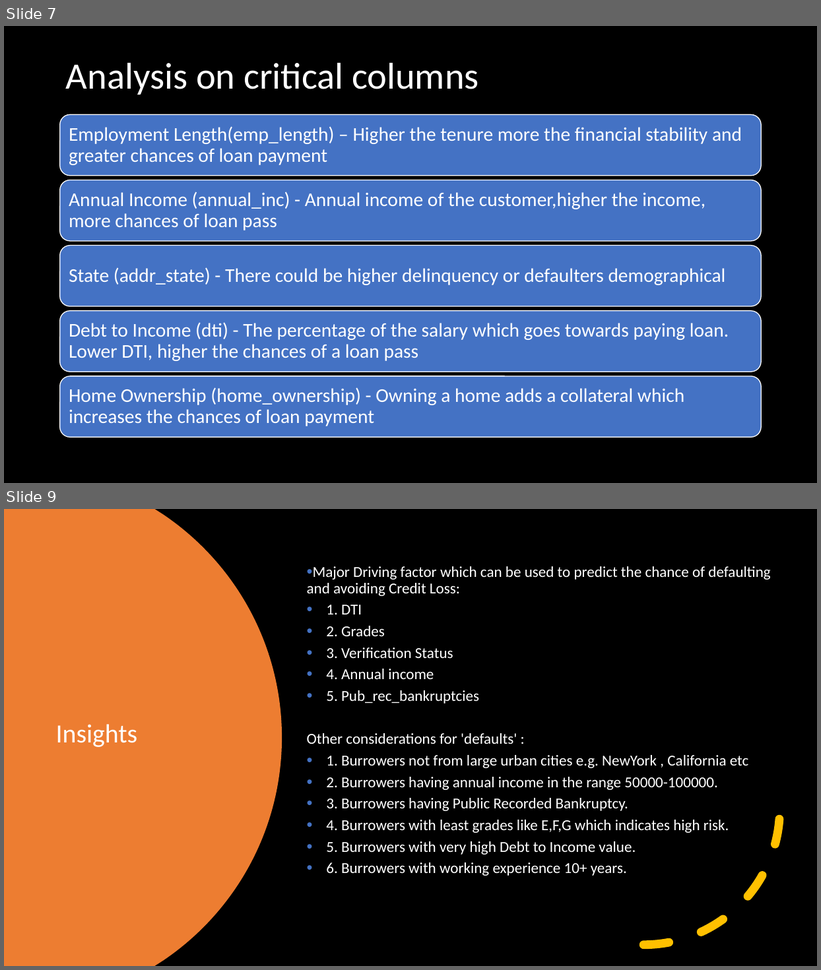
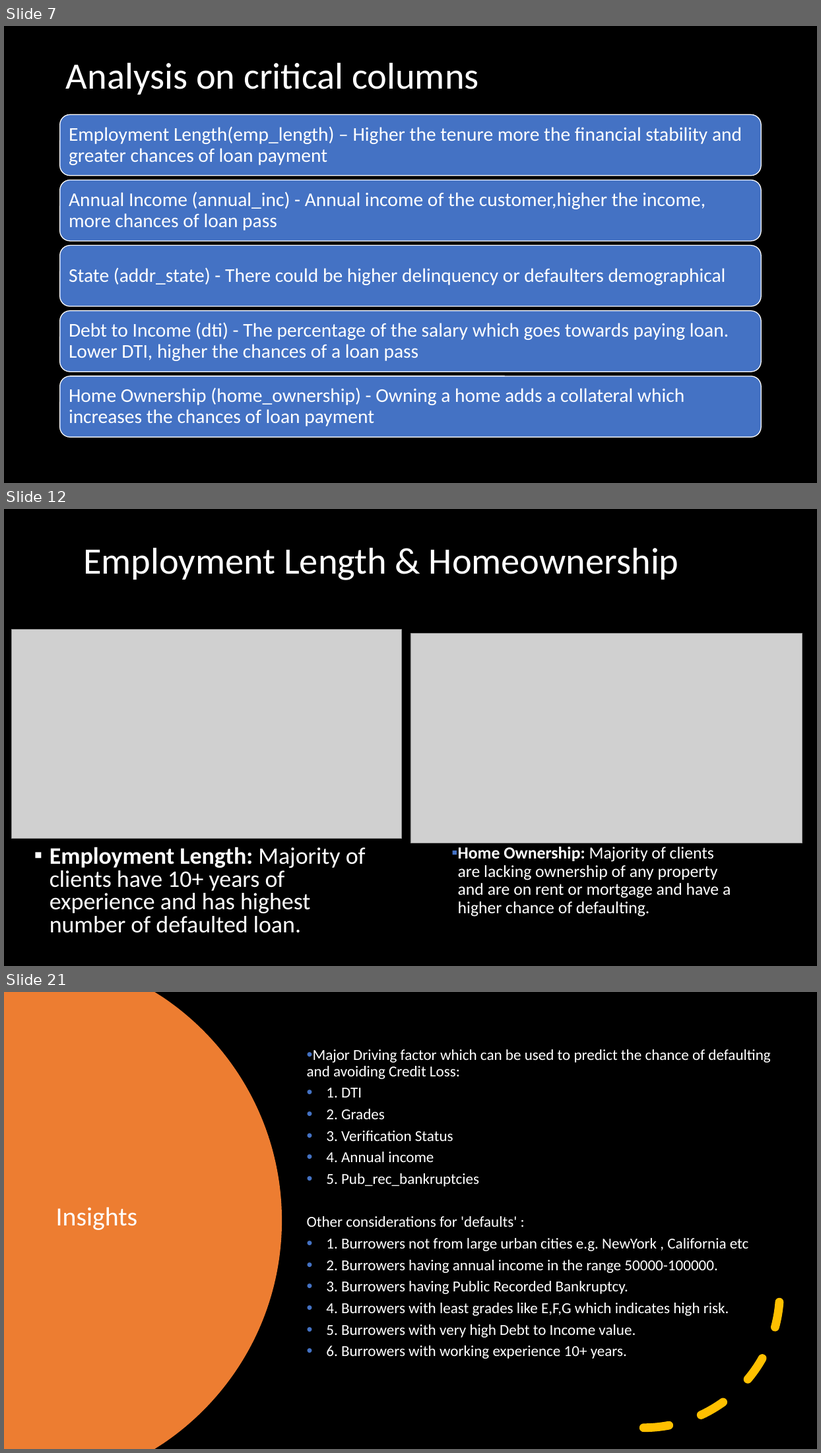
Before and after one commit to bineeshpc/case_study_01, a slide deck: UpGrad Case Study LendingClub.pptx. Shown one above the other, each under a label of ours: slides 7 and 9 before the commit, slides 7, 12 and 21 after it; the slides between them are not shown. The pictures are 821x970 and 821x1453 pixels, drawn with LibreOffice and Linux fonts; fonts in the diff are those of the drawing; grey boxes stand for pictures. Boxes give left, top, right and bottom in pixels: in the first picture for what was removed or moved away, otherwise in the second. Text is boxed around its words. In the diff, an @@ line names an element or a change of style, - is before the commit and + after.

Commit message:
Added Sample Screenshot for reference

```diff
--- a/UpGrad Case Study LendingClub.pptx
+++ b/UpGrad Case Study LendingClub.pptx
@@ slide 12 added at box(4, 509, 817, 966), background #000000 @@
@@ title added at box(83, 547, 679, 580), 44 pt, text #FFFFFF @@
+Employment Length & Homeownership
@@ picture added at box(12, 630, 403, 839) @@
@@ picture added at box(411, 634, 803, 843) @@
@@ text added at box(50, 847, 366, 933), 28 pt, text #FFFFFF @@
+▪ Employment Length: Majority of clients have 10+ years of experience and has highest number of defaulted loan.
@@ text added at box(458, 847, 731, 917), 20 pt, text #FFFFFF @@
+▪ Home Ownership: Majority of clients are lacking ownership of any property and are on rent or mortgage and have a higher chance of defaulting.
@@ what was slide 9 is now slide 21 @@
```
Also in this commit, not shown: 12 other slides added, 1 slide removed.
